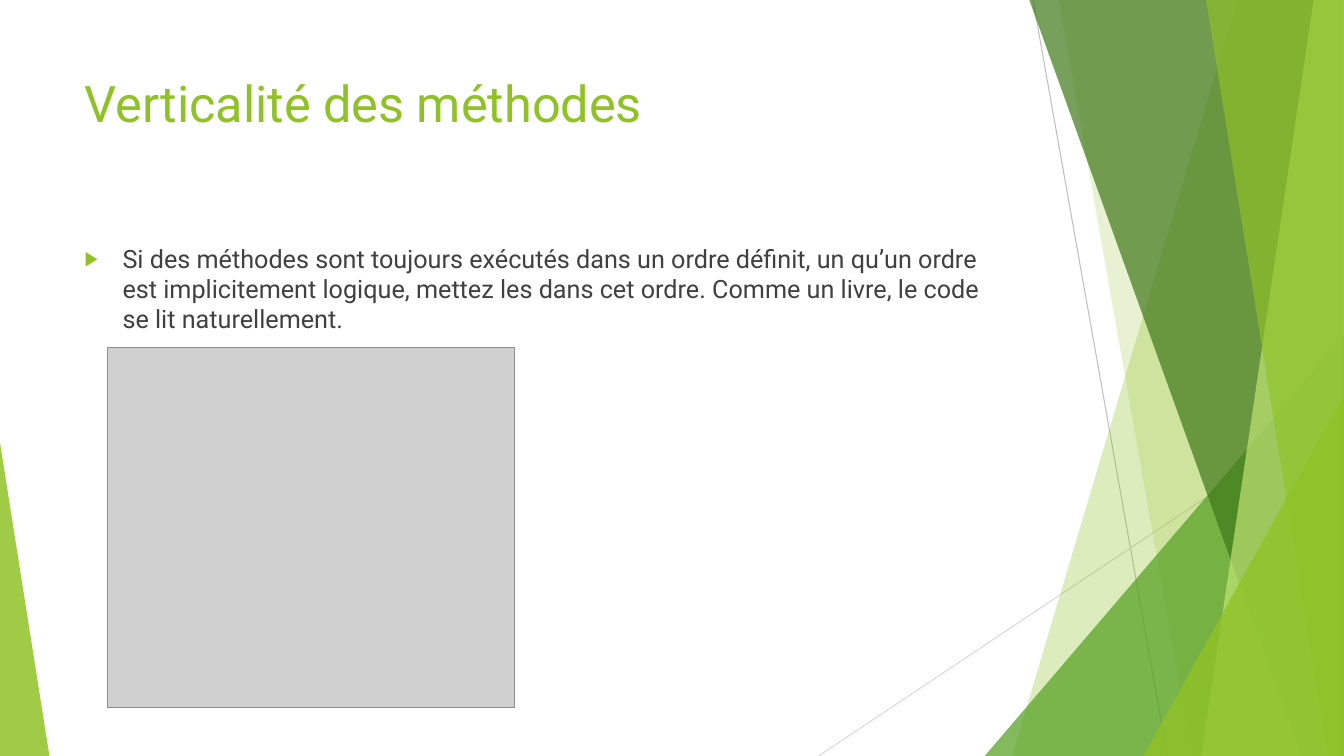
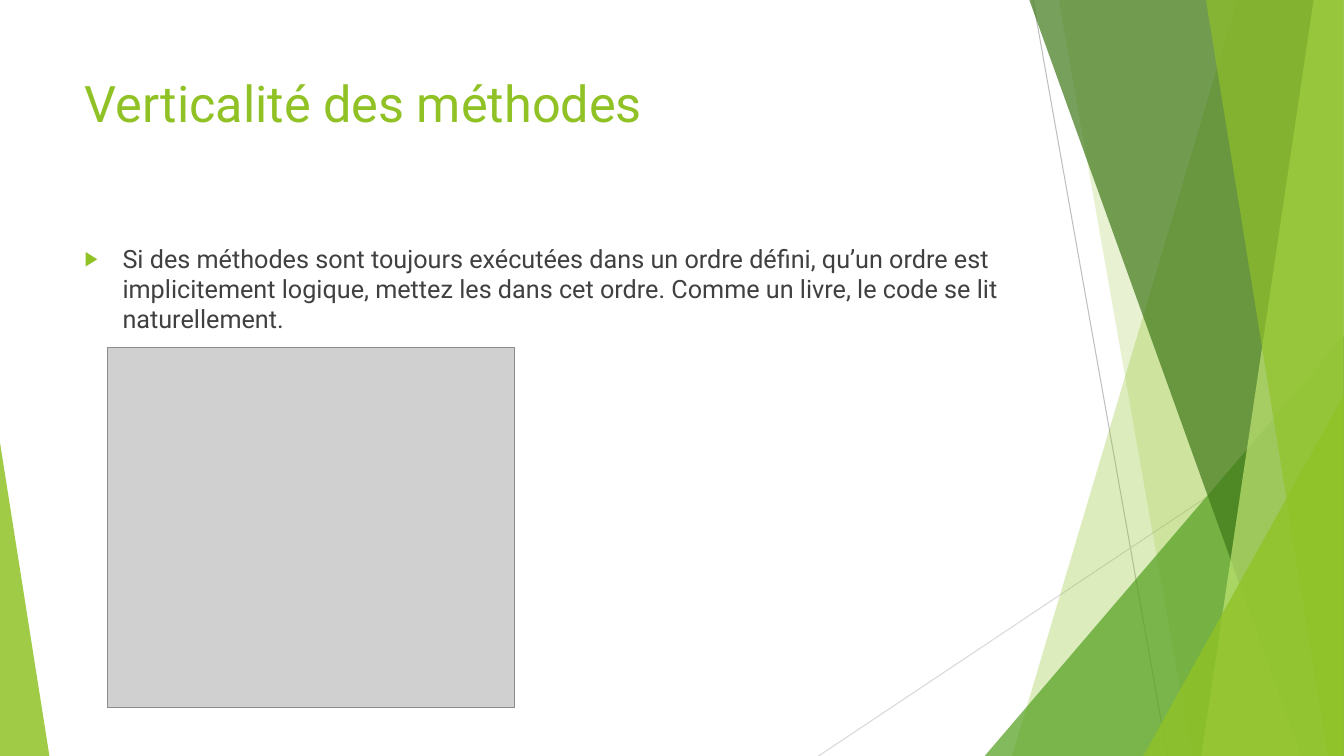
Before and after one commit to worming004/SimpleIsNotEasy, a slide deck: slide 18 of PPT/Easy != Simple.pptx. Drawn at 1344x756 pixels with LibreOffice and Linux fonts; fonts in the diff are those of the drawing; grey boxes stand for pictures. Boxes give left, top, right and bottom in pixels: in the first picture for what was removed or moved away, otherwise in the second. Text is boxed around its words. In the diff, an @@ line names an element or a change of style, - is before the commit and + after.

```diff
--- a/PPT/Easy != Simple.pptx
+++ b/PPT/Easy != Simple.pptx
@@ text at (123,249,997,329): text changed @@
-▶ Si des méthodes sont toujours exécutés dans un ordre définit, un qu’un ordre est implicitement logique, mettez les dans cet ordre. Comme un livre, le code se lit naturellement.
+▶ Si des méthodes sont toujours exécutées dans un ordre défini, qu’un ordre est implicitement logique, mettez les dans cet ordre. Comme un livre, le code se lit naturellement.
```
Also in this commit, not shown: 13 other slides changed.
